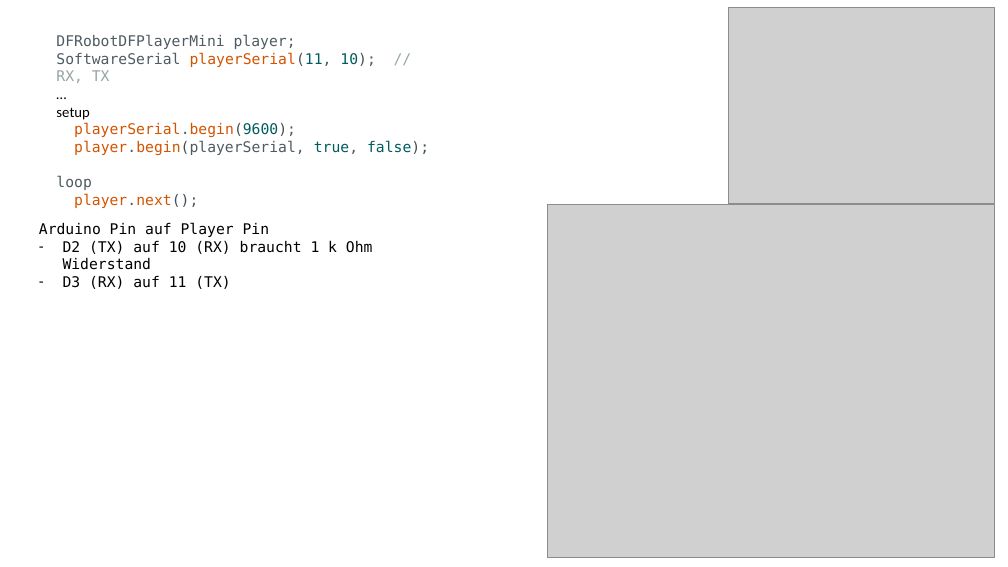
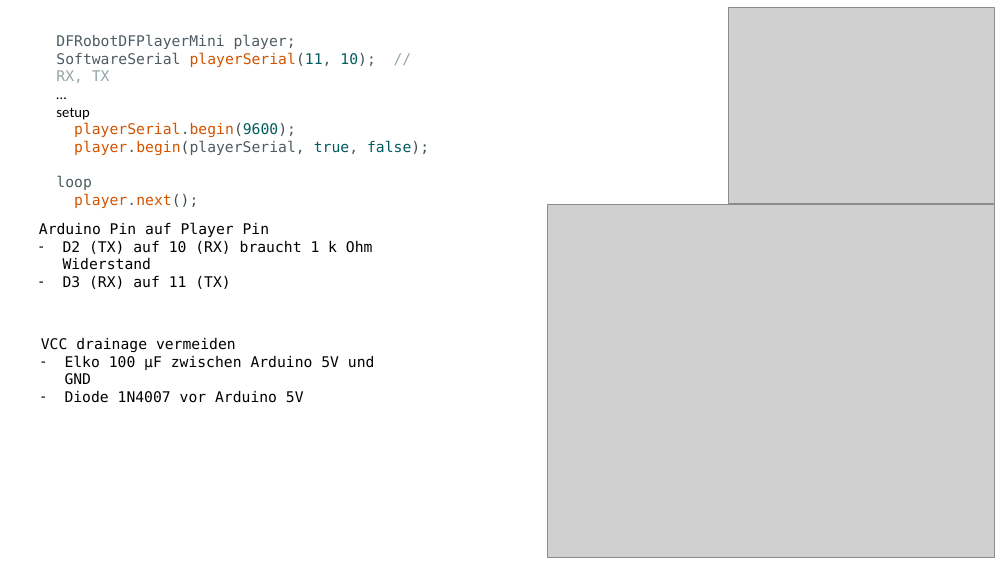
Before and after one commit to jeskes/activityboard, a slide deck: slide 18 of Activityboard.pptx. Drawn at 1008x567 pixels with LibreOffice and Linux fonts; fonts in the diff are those of the drawing; grey boxes stand for pictures. Boxes give left, top, right and bottom in pixels: in the first picture for what was removed or moved away, otherwise in the second. Text is boxed around its words. In the diff, an @@ line names an element or a change of style, - is before the commit and + after.

```diff
--- a/Activityboard.pptx
+++ b/Activityboard.pptx
@@ text added at [41, 337, 375, 403], 14 pt, text #000000 @@
+VCC drainage vermeiden
+– Elko 100 µF zwischen Arduino 5V und GND
+– Diode 1N4007 vor Arduino 5V
```
Also in this commit, not shown: 5 other slides changed.
